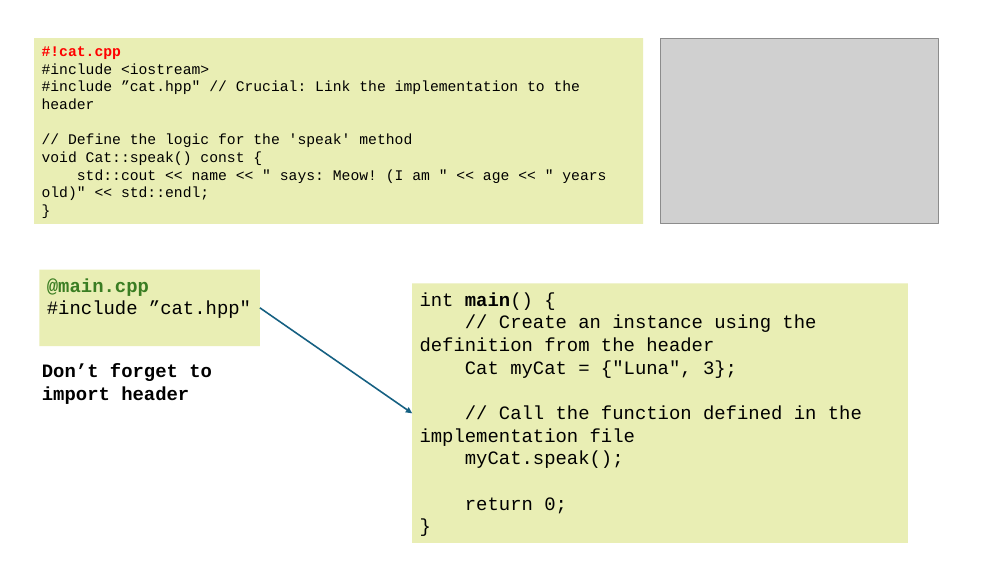
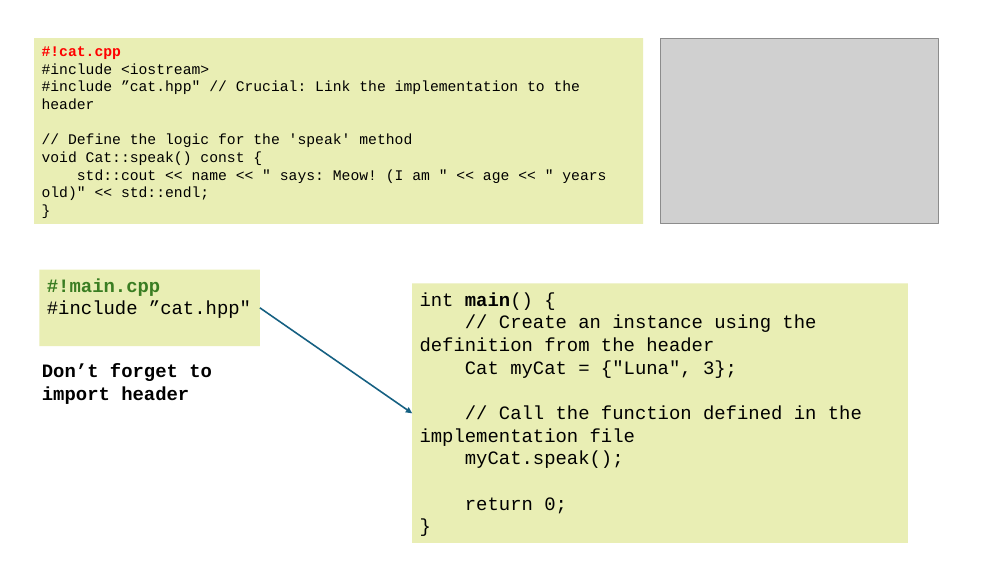
Before and after one commit to CATISNOTSODIUM/pptx-probe, a slide deck: slide 2 of example/example1.pptx. Drawn at 1008x567 pixels with LibreOffice and Linux fonts; fonts in the diff are those of the drawing; grey boxes stand for pictures. Boxes give left, top, right and bottom in pixels: in the first picture for what was removed or moved away, otherwise in the second. Text is boxed around its words. In the diff, an @@ line names an element or a change of style, - is before the commit and + after.

```diff
--- a/example/example1.pptx
+++ b/example/example1.pptx
@@ text in rectangle at [47, 279, 160, 296]: text changed @@
-@main.cpp
+#!main.cpp
```
Also in this commit, not shown: 3 other files.
